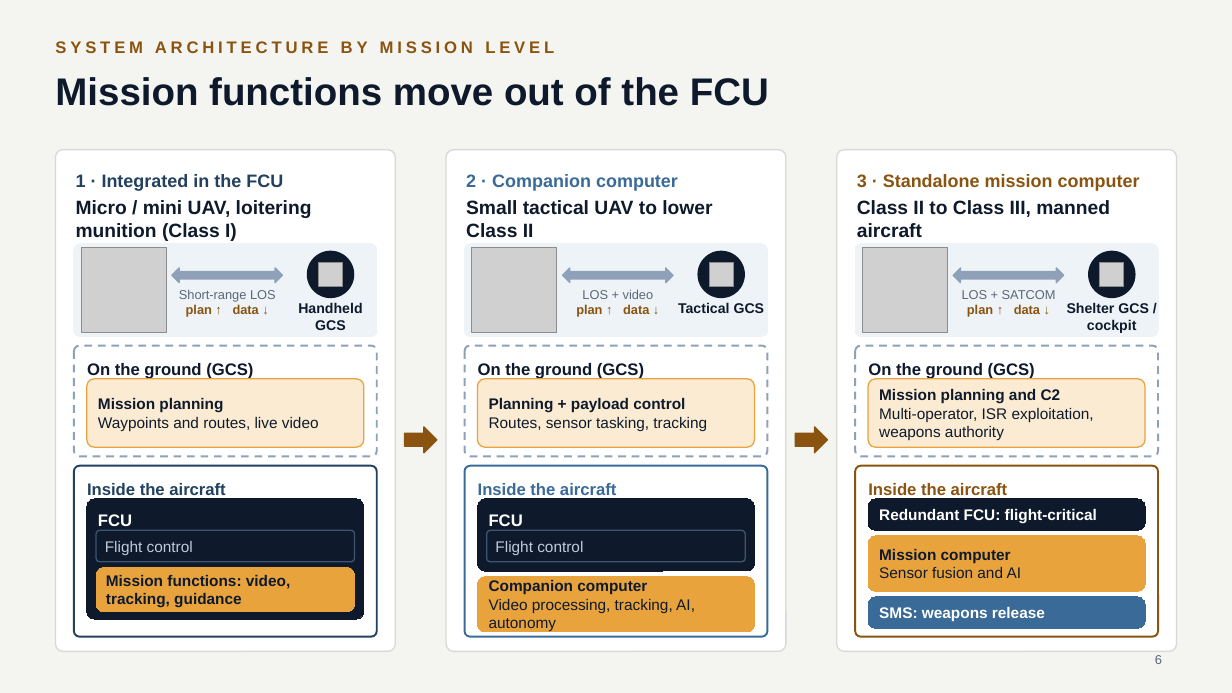
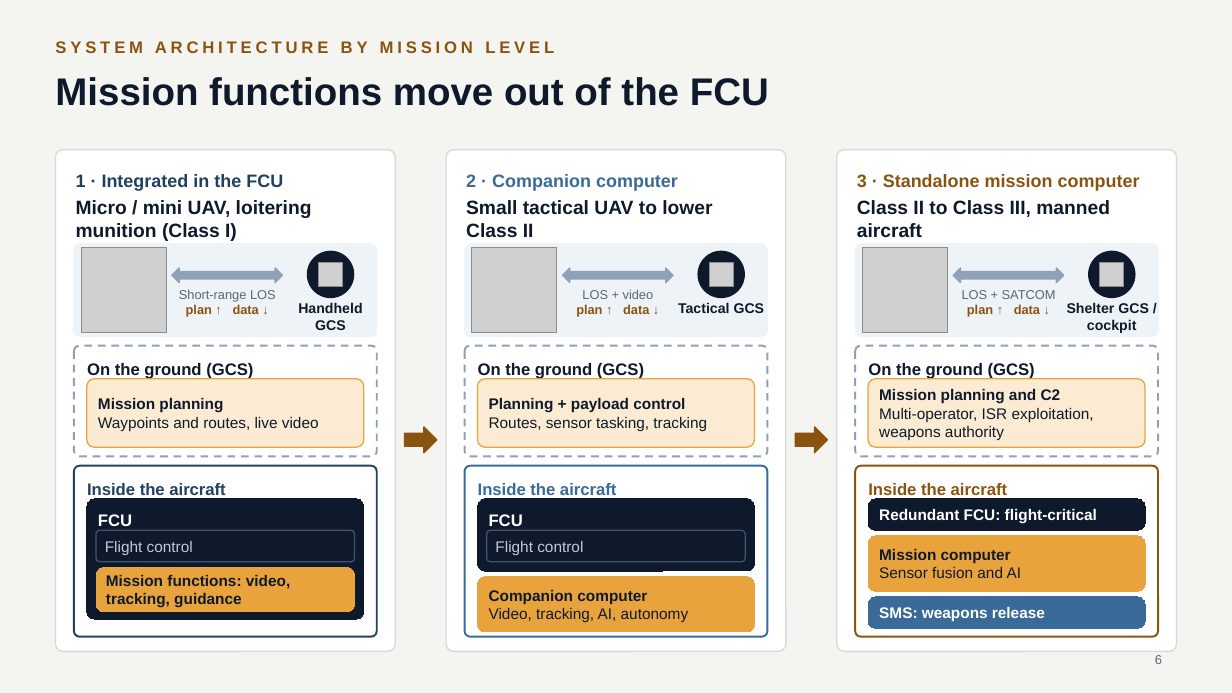
Before and after one commit to mmasabi/AIRepo, a slide deck: slide 6 of Avionics_CoE_Presentation.pptx. Drawn at 1232x693 pixels with LibreOffice and Linux fonts; fonts in the diff are those of the drawing; grey boxes stand for pictures. Boxes give left, top, right and bottom in pixels: in the first picture for what was removed or moved away, otherwise in the second. Text is boxed around its words. In the diff, an @@ line names an element or a change of style, - is before the commit and + after.

```diff
--- a/Avionics_CoE_Presentation.pptx
+++ b/Avionics_CoE_Presentation.pptx
@@ text in rounded rectangle at [489,608,689,622]: text changed @@
-Video processing, tracking, AI, autonomy
+Video, tracking, AI, autonomy
```
